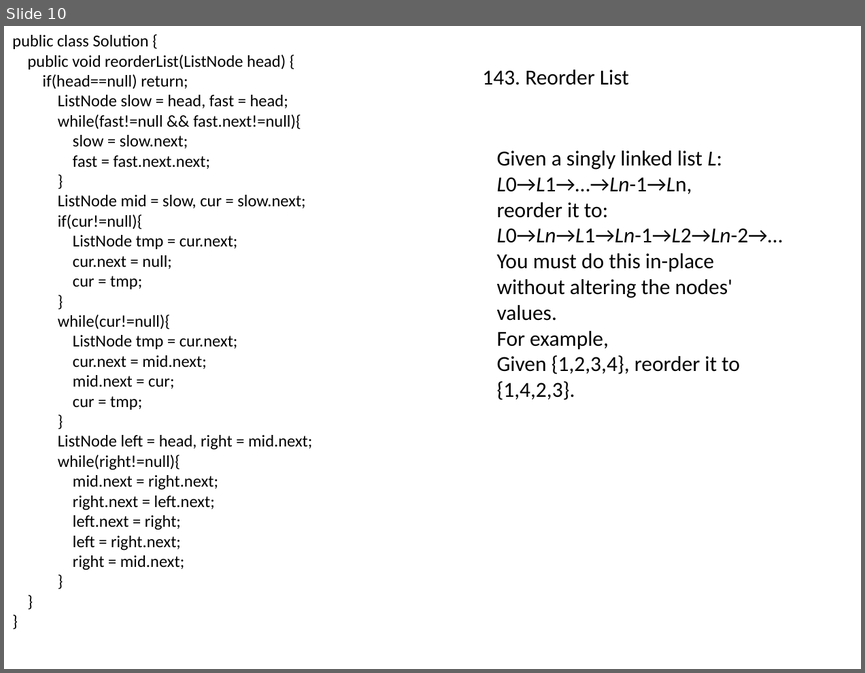
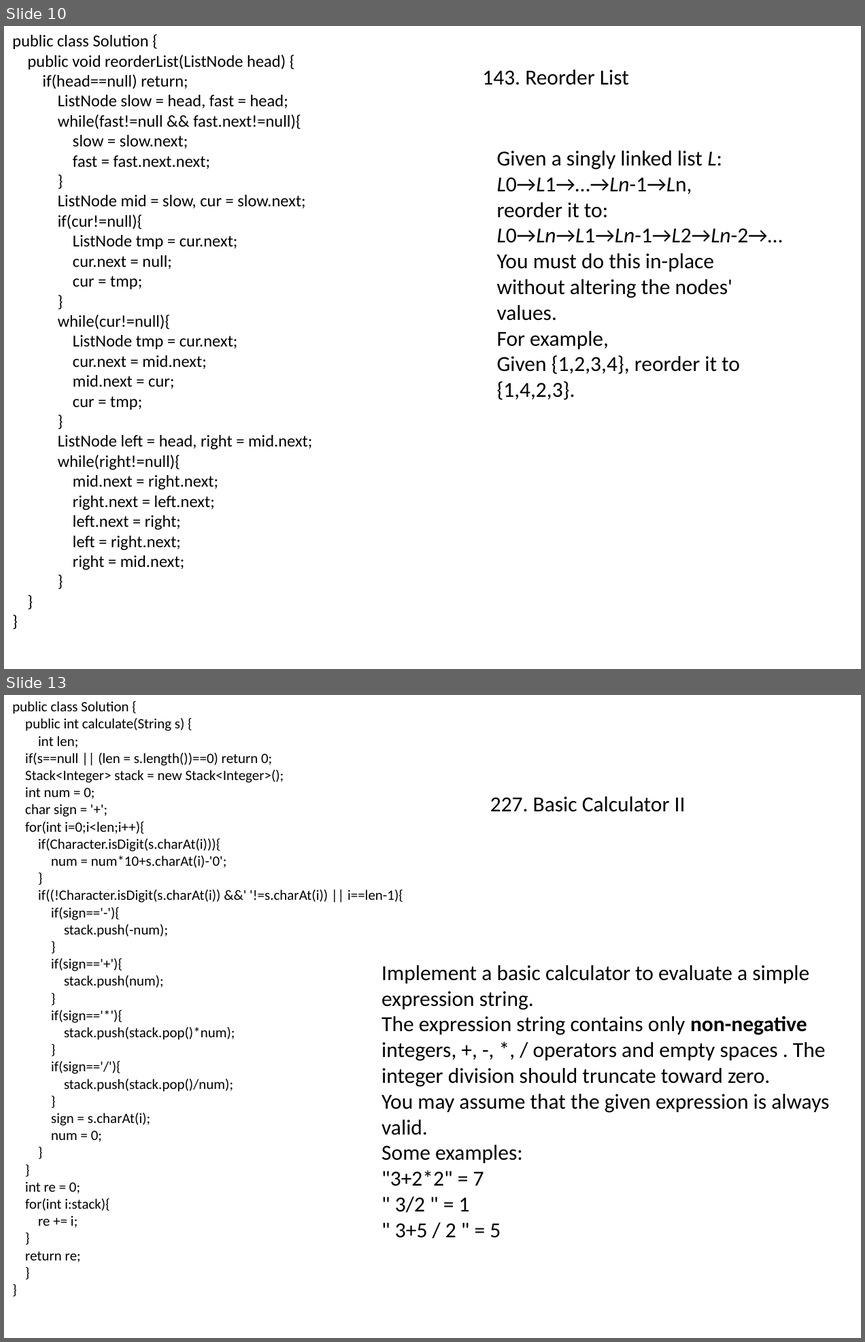
Before and after one commit to songwenxiao/LeetCode-Solutions, a slide deck: Basic/Leetcode.pptx. Shown one above the other, each under a label of ours: slide 10 before the commit, slides 10 and 13 after it; the slides between them are not shown. The pictures are 865x673 and 865x1342 pixels, drawn with LibreOffice and Linux fonts; fonts in the diff are those of the drawing. Boxes give left, top, right and bottom in pixels: in the first picture for what was removed or moved away, otherwise in the second. Text is boxed around its words. In the diff, an @@ line names an element or a change of style, - is before the commit and + after.

```diff
--- a/Basic/Leetcode.pptx
+++ b/Basic/Leetcode.pptx
@@ slide 13 added at bbox=[4, 695, 861, 1338], background #FFFFFF @@
@@ text added at bbox=[12, 701, 403, 1262], 12 pt, text #000000 @@
+public class Solution {
+public int calculate(String s) {
+int len;
+if(s==null || (len = s.length())==0) return 0;
+Stack<Integer> stack = new Stack<Integer>();
+int num = 0;
+char sign = '+';
+for(int i=0;i<len;i++){
+if(Character.isDigit(s.charAt(i))){
+num = num*10+s.charAt(i)-'0';
+}
+if((!Character.isDigit(s.charAt(i)) &&' '!=s.charAt(i)) || i==len-1){
+if(sign=='-'){
+stack.push(-num);
+}
+if(sign=='+'){
+stack.push(num);
+}
+if(sign=='*'){
+stack.push(stack.pop()*num);
+}
+if(sign=='/'){
+stack.push(stack.pop()/num);
+}
+sign = s.charAt(i);
+num = 0;
+}
+}
+int re = 0;
+for(int i:stack){
+re += i;
+}
+return re;
+}
+}
@@ text added at bbox=[490, 796, 685, 812], 18 pt, text #000000 @@
+227. Basic Calculator II
@@ text added at bbox=[381, 965, 829, 1238], 18 pt, text #000000 @@
+Implement a basic calculator to evaluate a simple expression string.
+The expression string contains only non-negative integers, +, -, *, / operators and empty spaces . The integer division should truncate toward zero.
+You may assume that the given expression is always valid.
+Some examples:
+"3+2*2" = 7
+" 3/2 " = 1
+" 3+5 / 2 " = 5
```
Also in this commit, not shown: 2 other slides added, 6 other files.
